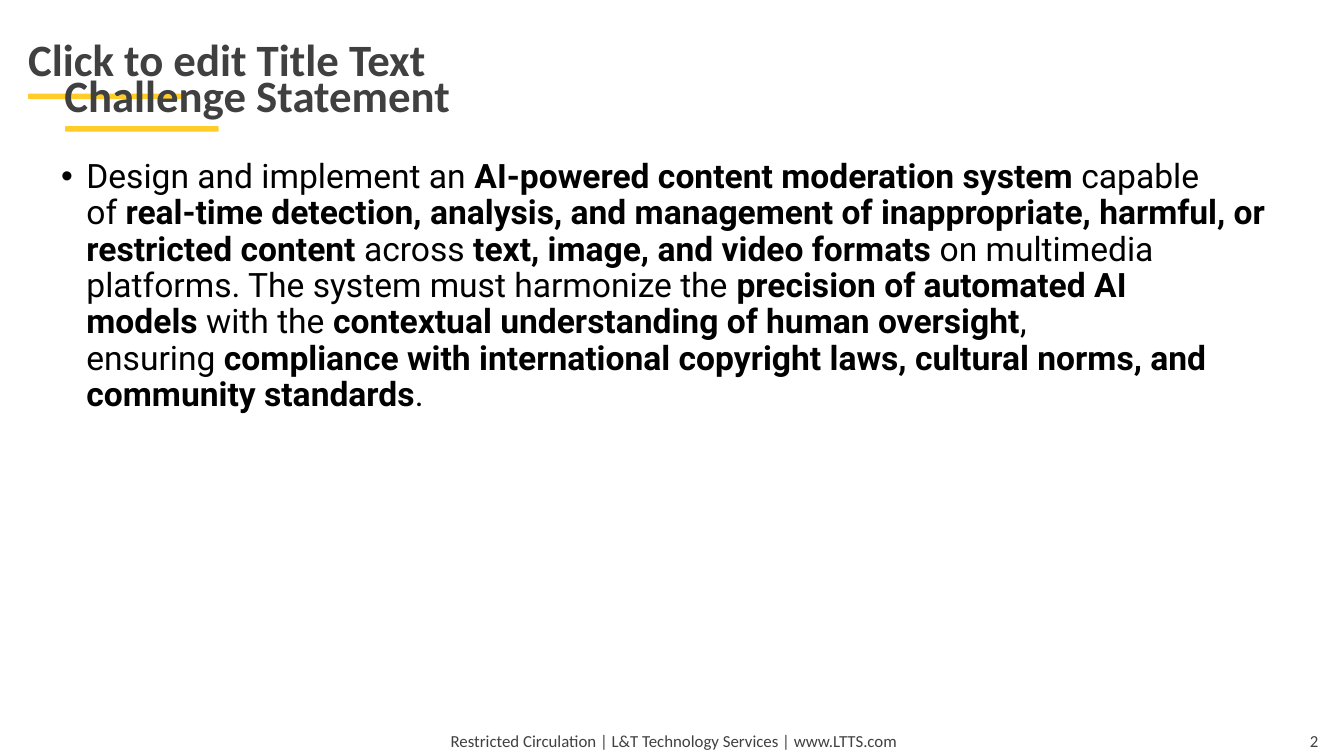
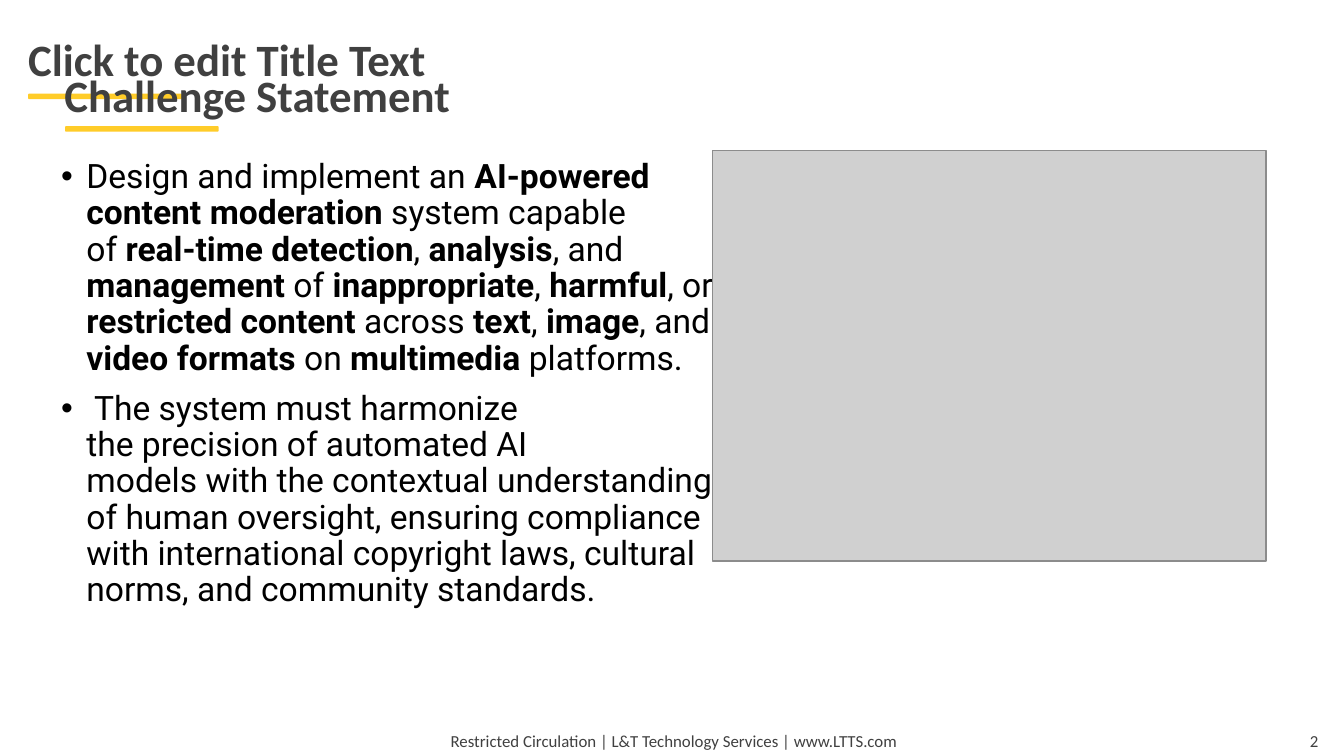
Before and after one commit to nishanthkj/L-T, a slide deck: slide 2 of ai_content_modration/PPT/PID_0000_TG08001947_PresentationRound.pptx. Drawn at 1344x756 pixels with LibreOffice and Linux fonts; fonts in the diff are those of the drawing; grey boxes stand for pictures; background and template pictures are left out. Boxes give left, top, right and bottom in pixels: in the first picture for what was removed or moved away, otherwise in the second. Text is boxed around its words. In the diff, an @@ line names an element or a change of style, - is before the commit and + after.

```diff
--- a/ai_content_modration/PPT/PID_0000_TG08001947_PresentationRound.pptx
+++ b/ai_content_modration/PPT/PID_0000_TG08001947_PresentationRound.pptx
@@ text at box(86, 162, 713, 608): text changed; bold off @@
-• Design and implement an AI-powered content moderation system capable of real-time detection, analysis, and management of inappropriate, harmful, or restricted content across text, image, and video formats on multimedia platforms. The system must harmonize the precision of automated AI models with the contextual understanding of human oversight, ensuring compliance with international copyright laws, cultural norms, and community standards.
+• Design and implement an AI-powered content moderation system capable of real-time detection, analysis, and management of inappropriate, harmful, or restricted content across text, image, and video formats on multimedia platforms.
+• The system must harmonize the precision of automated AI models with the contextual understanding of human oversight, ensuring compliance with international copyright laws, cultural norms, and community standards.
@@ picture added at box(712, 151, 1266, 562) @@
```
Also in this commit, not shown: 7 other slides changed, 6 slides added, 5 slides removed, 5 other files.
